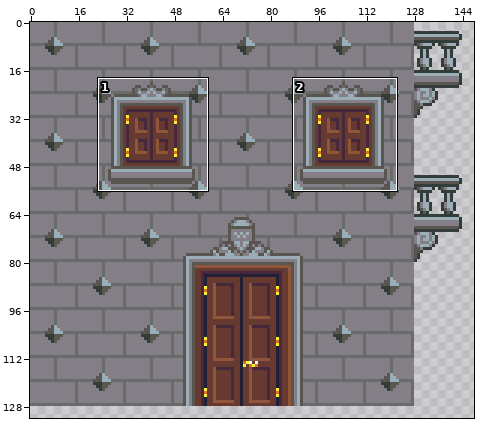
Pixel-art file, stored at resources/sprites/original/maps/hostel-background.ase. The picture above shows the old version from afar; the outline marks the close-up.
Close-up. Before the commit:
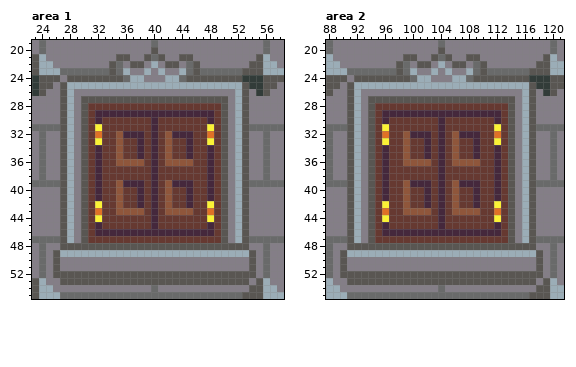
256x240 pixels, 1 frame. Shown: area 1: x 23..58, y 19..55; area 2: x 88..121, y 19..55. The wide view leaves out empty margins. The commit also changed other parts of the picture, which this record leaves out.
New version:
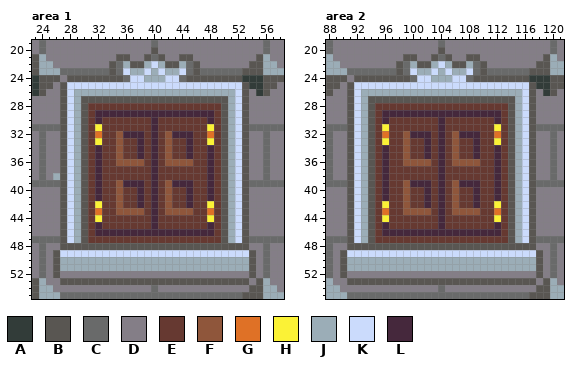
Palette (. is transparent): A #323c39  B #595652  C #696a6a  D #847e87  E #663931  F #8f563b  G #df7126  H #fbf236  J #9badb7  K #cbdbfc  L #45283c
Difference:
layer "Top" added
layer "Door" added
layer "Flattened" now hidden
layer "window" added
--- area 1
@@ x 23..58 @@
 21 BJDDDDDDDDDDBBDDBCBDDBBDDDDDDDDDBJDD
-22 BJJDDDDDDDDBCDBBDJDBBDCBDDDDDDDBBJJD
-23 BJJJCCCCCCCBCJDDJDJDDJCBCCCCCCBBBJJJ
-24 ABBBDBBBBBBBBCJJDDDJJCBBBBBBBBAAABBB
-25 ABBDBJJJJJJJJJJJJJJJJJJJJJJJJJBAABBD
-26 ABDDBJDDDDDDDDDDDDDDDDDDDDDDDJBDABDD
-27 DDDDBJDBBBBBBBBBBBBBBBBBBBBBDJBDDDDD
-28 DDDDBJDBEEEEEEEEEEEEEEEEEEEBDJBDDDDD
-29 DDDDBJDBELLLLLLLLLLLLLLLLLEBDJBDDDDD
-30 DDDDBJDBELEEEEEEELEEEEEEELEBDJBDDDDD
-31 CCCCBJDBEHEEEEEEELEEEEEEEHEBDJBCCCCC
-32 DCDDBJDBEGEEFLLLELEFLLLEEGEBDJBDDCDD
-33 DCDDBJDBEHEEFEELELEFEELEEHEBDJBDDCDD
-34 DCDDBJDBELEEFEELELEFEELEELEBDJBDDCDD
-35 DCDDBJDBELEEFEELELEFEELEELEBDJBDDCDD
-36 DCDDBJDBELEEFFFFELEFFFFEELEBDJBDDCDD
-37 DCDDBJDBELEEEEEEELEEEEEEELEBDJBDDCDD
-38 DCDDBJDBELEEEEEEELEEEEEEELEBDJBDDCDD
-39 CCCCBJDBELEEFLLLELEFLLLEELEBDJBCCCCC
-40 DDDDBJDBELEEFEELELEFEELEELEBDJBDDDDD
-41 DDDDBJDBELEEFEELELEFEELEELEBDJBDDDDD
-42 DDDDBJDBEHEEFEELELEFEELEEHEBDJBDDDDD
-43 DDDDBJDBEGEEFFFFELEFFFFEEGEBDJBDDDDD
-44 DDDDBJDBEHEEEEEEELEEEEEEEHEBDJBDDDDD
-45 DDDDBJDBELEEEEEEELEEEEEEELEBDJBDDDDD
-46 DDDDBJDBELLLLLLLLLLLLLLLLLEBDJBDDDDD
-47 CCCCBJDBEEEEEEEEEEEEEEEEEEEBDJBCCCCC
+22 BJJDDDDDDDDBCJBBJKJBBJCBDDDDDDDBBJJD
+23 BJJJCCCCCCCBCKJJKJKJJKCBCCCCCCBBBJJJ
+24 ABBBDBBBBBBBBCKKJJJKKCBBBBBBBBAAABBB
+25 ABBDBKKKKKKKKKKKKKKKKKKKKKKKKKBAABBD
+26 ABDDBKJJJJJJJJJJJJJJJJJJJJJJJKBDABDD
+27 DDDDBKJBBBBBBBBBBBBBBBBBBBBBJKBDDDDD
+28 DDDDBKJBEEEEEEEEEEEEEEEEEEEBJKBDDDDD
+29 DDDDBKJBELLLLLLLLLLLLLLLLLEBJKBDDDDD
+30 DDDDBKJBELEEEEEEELEEEEEEELEBJKBDDDDD
+31 CCCCBKJBEHEEEEEEELEEEEEEEHEBJKBCCCCC
+32 DCDDBKJBEGEEFLLLELEFLLLEEGEBJKBDDCDD
+33 DCDDBKJBEHEEFEELELEFEELEEHEBJKBDDCDD
+34 DCDDBKJBELEEFEELELEFEELEELEBJKBDDCDD
+35 DCDDBKJBELEEFEELELEFEELEELEBJKBDDCDD
+36 DCDDBKJBELEEFFFFELEFFFFEELEBJKBDDCDD
+37 DCDDBKJBELEEEEEEELEEEEEEELEBJKBDDCDD
+38 DCDJBKJBELEEEEEEELEEEEEEELEBJKBDDCDD
+39 CCCCBKJBELEEFLLLELEFLLLEELEBJKBCCCCC
+40 DDDDBKJBELEEFEELELEFEELEELEBJKBDDDDD
+41 DDDDBKJBELEEFEELELEFEELEELEBJKBDDDDD
+42 DDDDBKJBEHEEFEELELEFEELEEHEBJKBDDDDD
+43 DDDDBKJBEGEEFFFFELEFFFFEEGEBJKBDDDDD
+44 DDDDBKJBEHEEEEEEELEEEEEEEHEBJKBDDDDD
+45 DDDDBKJBELEEEEEEELEEEEEEELEBJKBDDDDD
+46 DDDDBKJBELLLLLLLLLLLLLLLLLEBJKBDDDDD
+47 CCCCBKJBEEEEEEEEEEEEEEEEEEEBJKBCCCCC
 48 DCDDBBBBBBBBBBBBBBBBBBBBBBBBBBBDDCDD
-49 DCDBJJJJJJJJJJJJJJJJJJJJJJJJJJJBDCDD
-50 DCDBDDDDDDDDDDDDDDDDDDDDDDDDDDDBDCDD
-51 DCDBDDDDDDDDDDDDDDDDDDDDDDDDDDDBDCDD
-52 DCDBBBBBBBBBBBBBBBBBBBBBBBBBBBBBDCDD
+49 DCDBKKKKKKKKKKKKKKKKKKKKKKKKKKKBDCDD
+50 DCDBJJJJJJJJJJJJJJJJJJJJJJJJJJJBDCDD
+51 DCDBJJJJJJJJJJJJJJJJJJJJJJJJJJJBDCDD
+52 DCDBDDDDDDDDDDDDDDDDDDDDDDDDDDDBDCDD
 53 BJDDBBBBBBBBBBBBBBBBBBBBBBBBBBBDBJDD
--- area 2, layer "window"
@@ x 88..121 @@
 21 JDDDDDDDDDDBBDDBCBDDBBDDDDDDDDDBJD
-22 JJDDDDDDDDBCDBBDJDBBDCBDDDDDDDBBJJ
-23 JJJCCCCCCCBCJDDJDJDDJCBCCCCCCBBBJJ
-24 BBBDBBBBBBBBCJJDDDJJCBBBBBBBBAAABB
-25 BBDBJJJJJJJJJJJJJJJJJJJJJJJJJBAABB
-26 BDDBJDDDDDDDDDDDDDDDDDDDDDDDJBDABD
-27 DDDBJDBBBBBBBBBBBBBBBBBBBBBDJBDDDD
-28 DDDBJDBEEEEEEEEEEEEEEEEEEEBDJBDDDD
-29 DDDBJDBELLLLLLLLLLLLLLLLLEBDJBDDDD
-30 DDDBJDBELEEEEEEELEEEEEEELEBDJBDDDD
-31 CCCBJDBEHEEEEEEELEEEEEEEHEBDJBCCCC
-32 CDDBJDBEGEEFLLLELEFLLLEEGEBDJBDDCD
-33 CDDBJDBEHEEFEELELEFEELEEHEBDJBDDCD
-34 CDDBJDBELEEFEELELEFEELEELEBDJBDDCD
-35 CDDBJDBELEEFEELELEFEELEELEBDJBDDCD
-36 CDDBJDBELEEFFFFELEFFFFEELEBDJBDDCD
-37 CDDBJDBELEEEEEEELEEEEEEELEBDJBDDCD
-38 CDDBJDBELEEEEEEELEEEEEEELEBDJBDDCD
-39 CCCBJDBELEEFLLLELEFLLLEELEBDJBCCCC
-40 DDDBJDBELEEFEELELEFEELEELEBDJBDDDD
-41 DDDBJDBELEEFEELELEFEELEELEBDJBDDDD
-42 DDDBJDBEHEEFEELELEFEELEEHEBDJBDDDD
-43 DDDBJDBEGEEFFFFELEFFFFEEGEBDJBDDDD
-44 DDDBJDBEHEEEEEEELEEEEEEEHEBDJBDDDD
-45 DDDBJDBELEEEEEEELEEEEEEELEBDJBDDDD
-46 DDDBJDBELLLLLLLLLLLLLLLLLEBDJBDDDD
-47 CCCBJDBEEEEEEEEEEEEEEEEEEEBDJBCCCC
+22 JJDDDDDDDDBCJBBJKJBBJCBDDDDDDDBBJJ
+23 JJJCCCCCCCBCKJJKJKJJKCBCCCCCCBBBJJ
+24 BBBDBBBBBBBBCKKJJJKKCBBBBBBBBAAABB
+25 BBDBKKKKKKKKKKKKKKKKKKKKKKKKKBAABB
+26 BDDBKJJJJJJJJJJJJJJJJJJJJJJJKBDABD
+27 DDDBKJBBBBBBBBBBBBBBBBBBBBBJKBDDDD
+28 DDDBKJBEEEEEEEEEEEEEEEEEEEBJKBDDDD
+29 DDDBKJBELLLLLLLLLLLLLLLLLEBJKBDDDD
+30 DDDBKJBELEEEEEEELEEEEEEELEBJKBDDDD
+31 CCCBKJBEHEEEEEEELEEEEEEEHEBJKBCCCC
+32 CDDBKJBEGEEFLLLELEFLLLEEGEBJKBDDCD
+33 CDDBKJBEHEEFEELELEFEELEEHEBJKBDDCD
+34 CDDBKJBELEEFEELELEFEELEELEBJKBDDCD
+35 CDDBKJBELEEFEELELEFEELEELEBJKBDDCD
+36 CDDBKJBELEEFFFFELEFFFFEELEBJKBDDCD
+37 CDDBKJBELEEEEEEELEEEEEEELEBJKBDDCD
+38 CDDBKJBELEEEEEEELEEEEEEELEBJKBDDCD
+39 CCCBKJBELEEFLLLELEFLLLEELEBJKBCCCC
+40 DDDBKJBELEEFEELELEFEELEELEBJKBDDDD
+41 DDDBKJBELEEFEELELEFEELEELEBJKBDDDD
+42 DDDBKJBEHEEFEELELEFEELEEHEBJKBDDDD
+43 DDDBKJBEGEEFFFFELEFFFFEEGEBJKBDDDD
+44 DDDBKJBEHEEEEEEELEEEEEEEHEBJKBDDDD
+45 DDDBKJBELEEEEEEELEEEEEEELEBJKBDDDD
+46 DDDBKJBELLLLLLLLLLLLLLLLLEBJKBDDDD
+47 CCCBKJBEEEEEEEEEEEEEEEEEEEBJKBCCCC
 48 CDDBBBBBBBBBBBBBBBBBBBBBBBBBBBDDCD
-49 CDBJJJJJJJJJJJJJJJJJJJJJJJJJJJBDCD
-50 CDBDDDDDDDDDDDDDDDDDDDDDDDDDDDBDCD
-51 CDBDDDDDDDDDDDDDDDDDDDDDDDDDDDBDCD
-52 CDBBBBBBBBBBBBBBBBBBBBBBBBBBBBBDCD
+49 CDBKKKKKKKKKKKKKKKKKKKKKKKKKKKBDCD
+50 CDBJJJJJJJJJJJJJJJJJJJJJJJJJJJBDCD
+51 CDBJJJJJJJJJJJJJJJJJJJJJJJJJJJBDCD
+52 CDBDDDDDDDDDDDDDDDDDDDDDDDDDDDBDCD
 53 JDDBBBBBBBBBBBBBBBBBBBBBBBBBBBDBJD
Changed places in both close-ups, as pixel boxes (x1, y1, x2, y2):
changed: (53, 61, 249, 278)
changed: (347, 61, 536, 278)
